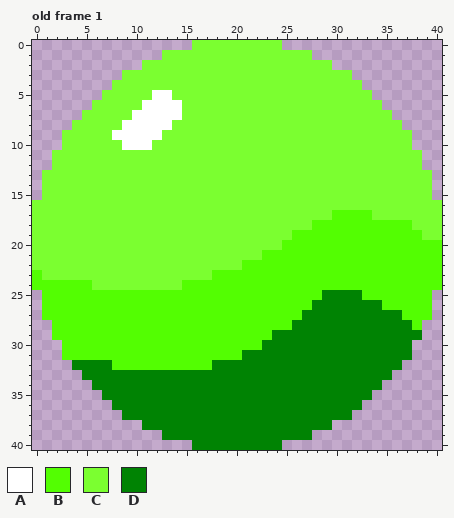
One commit to this pixel-art file: threepopres/baoshi.ase. The first picture shows the starting point.
100x100 pixels, 1 frame. Shown: old frame 1. The old version is drawn lined up with the new one, on the new canvas. The commit also changed other frames, which this record leaves out.
Palette (. is transparent): A #ffffff  B #53fe02  C #7bff30  D #008303
Pixels before, old frame 1, first column x 0:
 0 ................CCCCCCCCC................
 1 .............CCCCCCCCCCCCCCC.............
 2 ...........CCCCCCCCCCCCCCCCCCC...........
 3 .........CCCCCCCCCCCCCCCCCCCCCCC.........
 4 ........CCCCCCCCCCCCCCCCCCCCCCCCC........
 5 .......CCCCCAACCCCCCCCCCCCCCCCCCCC.......
 6 ......CCCCCAAAACCCCCCCCCCCCCCCCCCCC......
 7 .....CCCCCAAAAACCCCCCCCCCCCCCCCCCCCC.....
 8 ....CCCCCAAAAACCCCCCCCCCCCCCCCCCCCCCC....
 9 ...CCCCCAAAAACCCCCCCCCCCCCCCCCCCCCCCCC...
10 ...CCCCCCAAACCCCCCCCCCCCCCCCCCCCCCCCCC...
11 ..CCCCCCCCCCCCCCCCCCCCCCCCCCCCCCCCCCCCC..
12 ..CCCCCCCCCCCCCCCCCCCCCCCCCCCCCCCCCCCCC..
13 .CCCCCCCCCCCCCCCCCCCCCCCCCCCCCCCCCCCCCCC.
14 .CCCCCCCCCCCCCCCCCCCCCCCCCCCCCCCCCCCCCCC.
15 .CCCCCCCCCCCCCCCCCCCCCCCCCCCCCCCCCCCCCCC.
16 CCCCCCCCCCCCCCCCCCCCCCCCCCCCCCCCCCCCCCCCC
17 CCCCCCCCCCCCCCCCCCCCCCCCCCCCCCBBBBCCCCCCC
18 CCCCCCCCCCCCCCCCCCCCCCCCCCCCBBBBBBBBBBCCC
19 CCCCCCCCCCCCCCCCCCCCCCCCCCBBBBBBBBBBBBBCC
20 CCCCCCCCCCCCCCCCCCCCCCCCCBBBBBBBBBBBBBBBB
21 CCCCCCCCCCCCCCCCCCCCCCCBBBBBBBBBBBBBBBBBB
22 CCCCCCCCCCCCCCCCCCCCCBBBBBBBBBBBBBBBBBBBB
23 BCCCCCCCCCCCCCCCCCBBBBBBBBBBBBBBBBBBBBBBB
24 BBBBBBCCCCCCCCCBBBBBBBBBBBBBBBBBBBBBBBBBB
25 .BBBBBBBBBBBBBBBBBBBBBBBBBBBBDDDDBBBBBBB.
26 .BBBBBBBBBBBBBBBBBBBBBBBBBBBDDDDDDDBBBBB.
27 .BBBBBBBBBBBBBBBBBBBBBBBBBBDDDDDDDDDDBBB.
28 ..BBBBBBBBBBBBBBBBBBBBBBBBDDDDDDDDDDDDB..
29 ..BBBBBBBBBBBBBBBBBBBBBBDDDDDDDDDDDDDDD..
30 ...BBBBBBBBBBBBBBBBBBBBDDDDDDDDDDDDDDD...
31 ...BBBBBBBBBBBBBBBBBBDDDDDDDDDDDDDDDDD...
32 ....DDDDBBBBBBBBBBDDDDDDDDDDDDDDDDDDD....
33 .....DDDDDDDDDDDDDDDDDDDDDDDDDDDDDDD.....
34 ......DDDDDDDDDDDDDDDDDDDDDDDDDDDDD......
35 .......DDDDDDDDDDDDDDDDDDDDDDDDDDD.......
36 ........DDDDDDDDDDDDDDDDDDDDDDDDD........
37 .........DDDDDDDDDDDDDDDDDDDDDDD.........
38 ...........DDDDDDDDDDDDDDDDDDD...........
39 .............DDDDDDDDDDDDDDD.............
40 ................DDDDDDDDD................
New version:
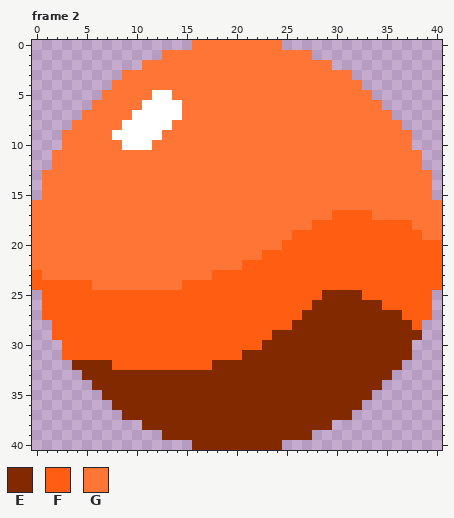
Colours new in this view: E #832900  F #ff5d12  G #ff7536
A new or re-ordered frame is compared with the old frame closest to it.
The exact change:
canvas 100x100 -> 41x41, the old top-left corner now at -29,-34 (the part of the old canvas that was cut away was empty and is not shown)
frames 1 -> 7
Changed rows in their new state; - is an unchanged pixel.
Frame 2 is new; against old frame 1:
first column x 0:
 0 ----------------GGGGGGGGG----------------
 1 -------------GGGGGGGGGGGGGGG-------------
 2 -----------GGGGGGGGGGGGGGGGGGG-----------
 3 ---------GGGGGGGGGGGGGGGGGGGGGGG---------
 4 --------GGGGGGGGGGGGGGGGGGGGGGGGG--------
 5 -------GGGGG--GGGGGGGGGGGGGGGGGGGG-------
 6 ------GGGGG----GGGGGGGGGGGGGGGGGGGG------
 7 -----GGGGG-----GGGGGGGGGGGGGGGGGGGGG-----
 8 ----GGGGG-----GGGGGGGGGGGGGGGGGGGGGGG----
 9 ---GGGGG-----GGGGGGGGGGGGGGGGGGGGGGGGG---
10 ---GGGGGG---GGGGGGGGGGGGGGGGGGGGGGGGGG---
11 --GGGGGGGGGGGGGGGGGGGGGGGGGGGGGGGGGGGGG--
12 --GGGGGGGGGGGGGGGGGGGGGGGGGGGGGGGGGGGGG--
13 -GGGGGGGGGGGGGGGGGGGGGGGGGGGGGGGGGGGGGGG-
14 -GGGGGGGGGGGGGGGGGGGGGGGGGGGGGGGGGGGGGGG-
15 -GGGGGGGGGGGGGGGGGGGGGGGGGGGGGGGGGGGGGGG-
16 GGGGGGGGGGGGGGGGGGGGGGGGGGGGGGGGGGGGGGGGG
17 GGGGGGGGGGGGGGGGGGGGGGGGGGGGGGFFFFGGGGGGG
18 GGGGGGGGGGGGGGGGGGGGGGGGGGGGFFFFFFFFFFGGG
19 GGGGGGGGGGGGGGGGGGGGGGGGGGFFFFFFFFFFFFFGG
20 GGGGGGGGGGGGGGGGGGGGGGGGGFFFFFFFFFFFFFFFF
21 GGGGGGGGGGGGGGGGGGGGGGGFFFFFFFFFFFFFFFFFF
22 GGGGGGGGGGGGGGGGGGGGGFFFFFFFFFFFFFFFFFFFF
23 FGGGGGGGGGGGGGGGGGFFFFFFFFFFFFFFFFFFFFFFF
24 FFFFFFGGGGGGGGGFFFFFFFFFFFFFFFFFFFFFFFFFF
25 -FFFFFFFFFFFFFFFFFFFFFFFFFFFFEEEEFFFFFFF-
26 -FFFFFFFFFFFFFFFFFFFFFFFFFFFEEEEEEEFFFFF-
27 -FFFFFFFFFFFFFFFFFFFFFFFFFFEEEEEEEEEEFFF-
28 --FFFFFFFFFFFFFFFFFFFFFFFFEEEEEEEEEEEEF--
29 --FFFFFFFFFFFFFFFFFFFFFFEEEEEEEEEEEEEEE--
30 ---FFFFFFFFFFFFFFFFFFFFEEEEEEEEEEEEEEE---
31 ---FFFFFFFFFFFFFFFFFFEEEEEEEEEEEEEEEEE---
32 ----EEEEFFFFFFFFFFEEEEEEEEEEEEEEEEEEE----
33 -----EEEEEEEEEEEEEEEEEEEEEEEEEEEEEEE-----
34 ------EEEEEEEEEEEEEEEEEEEEEEEEEEEEE------
35 -------EEEEEEEEEEEEEEEEEEEEEEEEEEE-------
36 --------EEEEEEEEEEEEEEEEEEEEEEEEE--------
37 ---------EEEEEEEEEEEEEEEEEEEEEEE---------
38 -----------EEEEEEEEEEEEEEEEEEE-----------
39 -------------EEEEEEEEEEEEEEE-------------
40 ----------------EEEEEEEEE----------------
